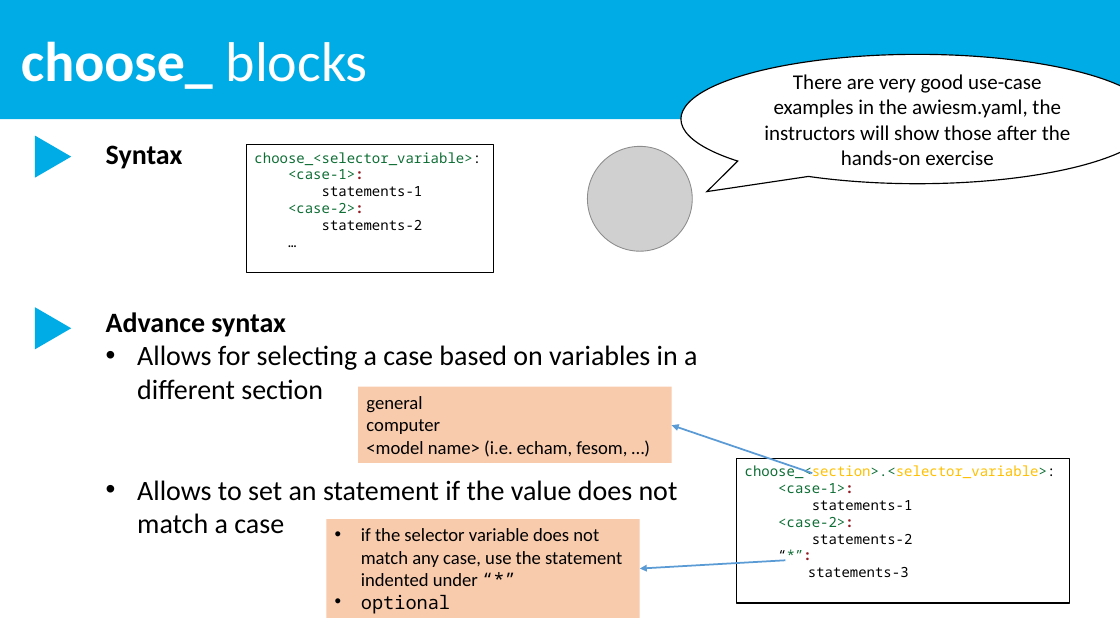
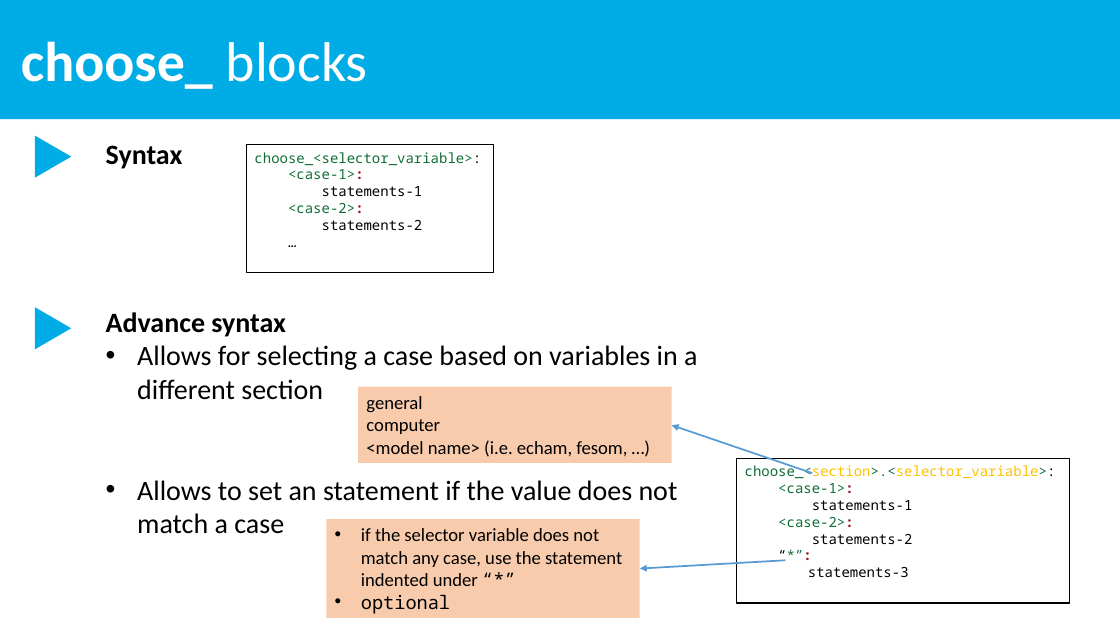
Before and after one commit to esm-tools/workshops, a slide deck: slide 3 of PalMod2022/docs/ppt/6.4_choose_blocks.pptx. Drawn at 1120x630 pixels with LibreOffice and Linux fonts; fonts in the diff are those of the drawing; grey boxes stand for pictures. Boxes give left, top, right and bottom in pixels: in the first picture for what was removed or moved away, otherwise in the second. Text is boxed around its words. In the diff, an @@ line names an element or a change of style, - is before the commit and + after.

```diff
--- a/PalMod2022/docs/ppt/6.4_choose_blocks.pptx
+++ b/PalMod2022/docs/ppt/6.4_choose_blocks.pptx
@@ speech bubble removed at <box>681,55,1120,184</box> @@
-There are very good use-case examples in the awiesm.yaml, the instructors will show those after the hands-on exercise
@@ picture removed at <box>587,146,692,251</box> @@
```
Also in this commit, not shown: 1 other file.
